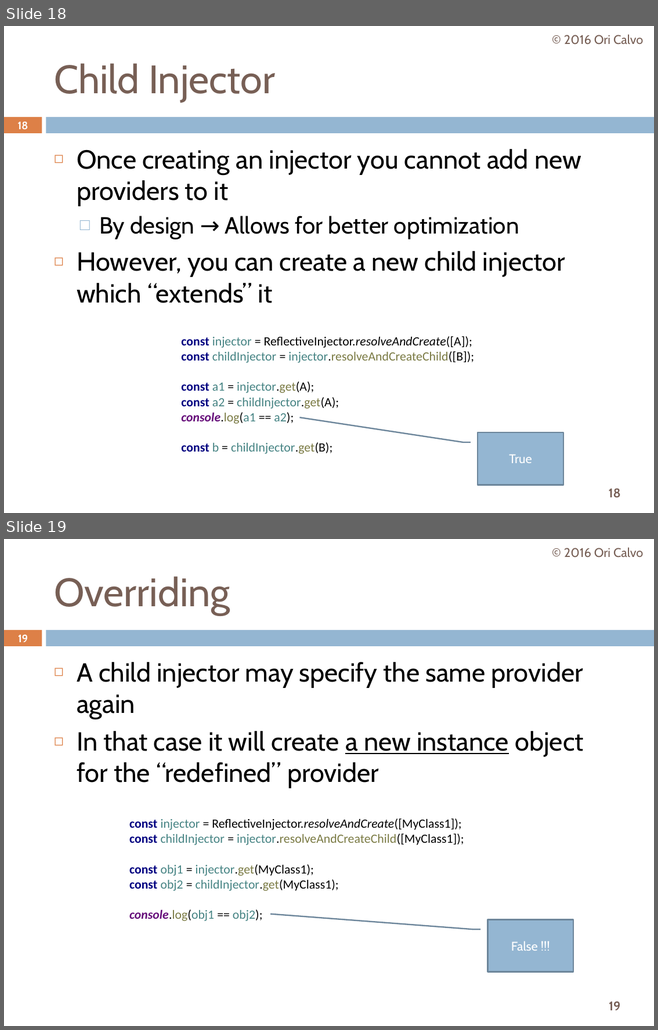
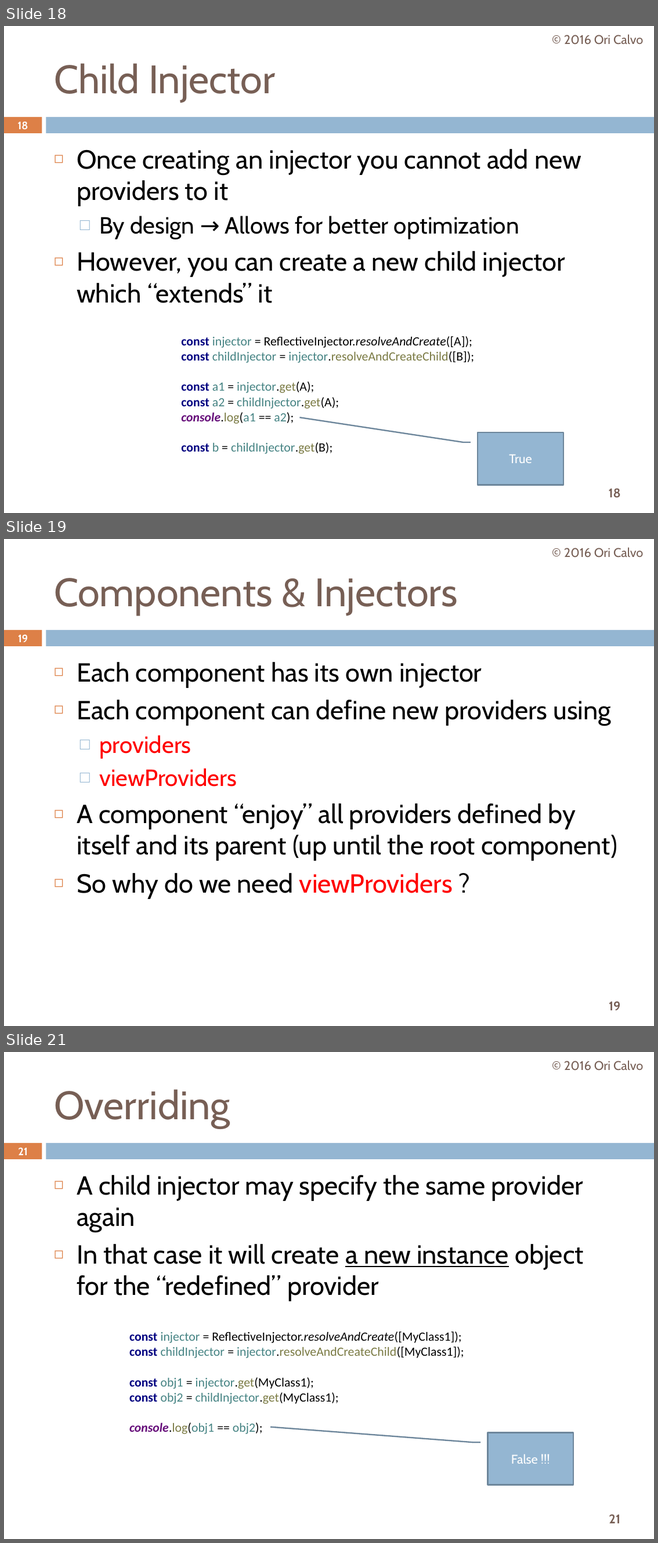
Before and after one commit to oricalvo/course-angular, a slide deck: PPTs/02 Dependency Injection.pptx. Shown one above the other, each under a label of ours: slides 18 and 19 before the commit, slides 18, 19 and 21 after it; the slides between them are not shown. The pictures are 658x1030 and 658x1543 pixels, drawn with LibreOffice and Linux fonts; fonts in the diff are those of the drawing. Boxes give left, top, right and bottom in pixels: in the first picture for what was removed or moved away, otherwise in the second. Text is boxed around its words. In the diff, an @@ line names an element or a change of style, - is before the commit and + after.

```diff
--- a/PPTs/02 Dependency Injection.pptx
+++ b/PPTs/02 Dependency Injection.pptx
@@ slide 19 added at (4, 539, 654, 1026), background #FFFFFF; not listed: 3 template elements that a slide beside it also shows @@
@@ text added at (564, 547, 643, 558), 14 pt, text #775F55 @@
+© 2016 Ori Calvo
@@ title added at (54, 578, 458, 615), 44 pt, text #775F55 @@
+Components & Injectors
@@ page number added at (18, 635, 28, 642), 11.9 pt, text #FFFFFF, bold @@
+19
@@ text added at (76, 662, 617, 899), 29 pt, text #000000 @@
+◻ Each component has its own injector
+◻ Each component can define new providers using
+  □ providers
+  □ viewProviders
+◻ A component “enjoy” all providers defined by itself and its parent (up until the root component)
+◻ So why do we need viewProviders ?
@@ what was slide 19 is now slide 21 @@
@@ page number at (18, 1148, 28, 1155): text changed @@
-19
+21
@@ page number at (608, 1514, 620, 1524): text changed @@
-19
+21
```
Also in this commit, not shown: 6 slides changed, 1 other slide added, 1 other file.
